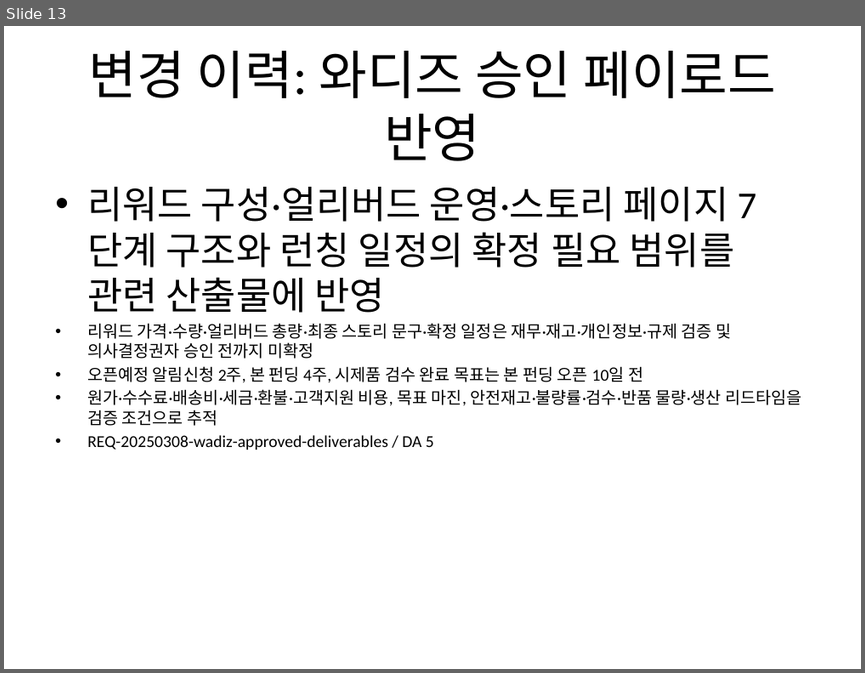
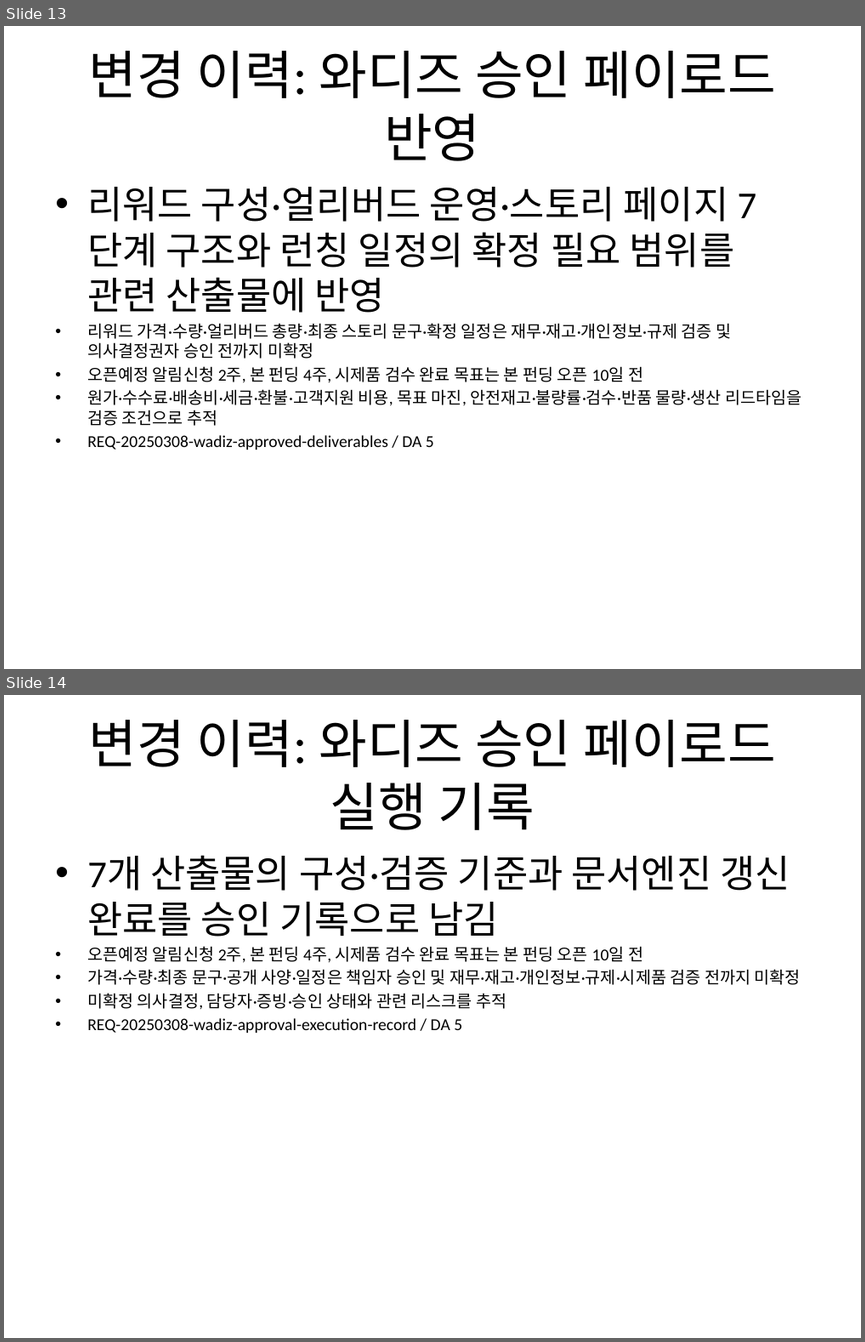
Before and after one commit to Abraxaspark91/n8n_termpjt, a slide deck: scenarios/S08_wadiz_product_launch/deliverables/와디즈_펀딩페이지_덱.pptx. Shown one above the other, each under a label of ours: slide 13 before the commit, slides 13 and 14 after it. The pictures are 865x673 and 865x1342 pixels, drawn with LibreOffice and Linux fonts; fonts in the diff are those of the drawing. Boxes give left, top, right and bottom in pixels: in the first picture for what was removed or moved away, otherwise in the second. Text is boxed around its words. In the diff, an @@ line names an element or a change of style, - is before the commit and + after.

```diff
--- a/scenarios/S08_wadiz_product_launch/deliverables/와디즈_펀딩페이지_덱.pptx
+++ b/scenarios/S08_wadiz_product_launch/deliverables/와디즈_펀딩페이지_덱.pptx
@@ slide 14 added at [4,695,861,1338], background #FFFFFF @@
@@ title added at [88,720,776,830], 44 pt, text #000000 @@
+변경 이력: 와디즈 승인 페이로드 실행 기록
@@ text added at [87,855,800,1032], 14 pt, text #000000 @@
+• 7개 산출물의 구성·검증 기준과 문서엔진 갱신 완료를 승인 기록으로 남김
+• 오픈예정 알림신청 2주, 본 펀딩 4주, 시제품 검수 완료 목표는 본 펀딩 오픈 10일 전
+• 가격·수량·최종 문구·공개 사양·일정은 책임자 승인 및 재무·재고·개인정보·규제·시제품 검증 전까지 미확정
+• 미확정 의사결정, 담당자·증빙·승인 상태와 관련 리스크를 추적
+• REQ-20250308-wadiz-approval-execution-record / DA 5
```
Also in this commit, not shown: 8 other files.
